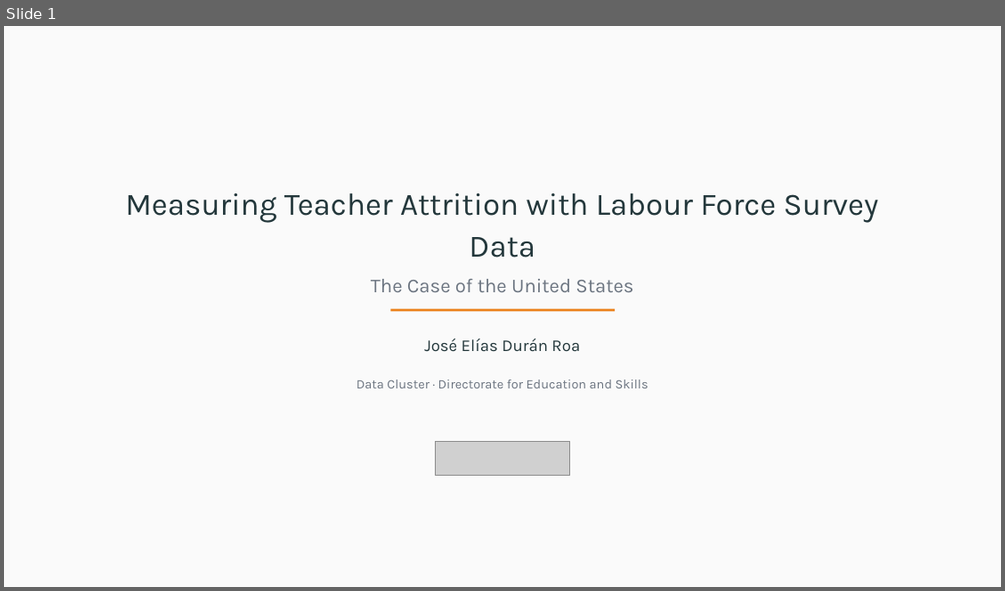
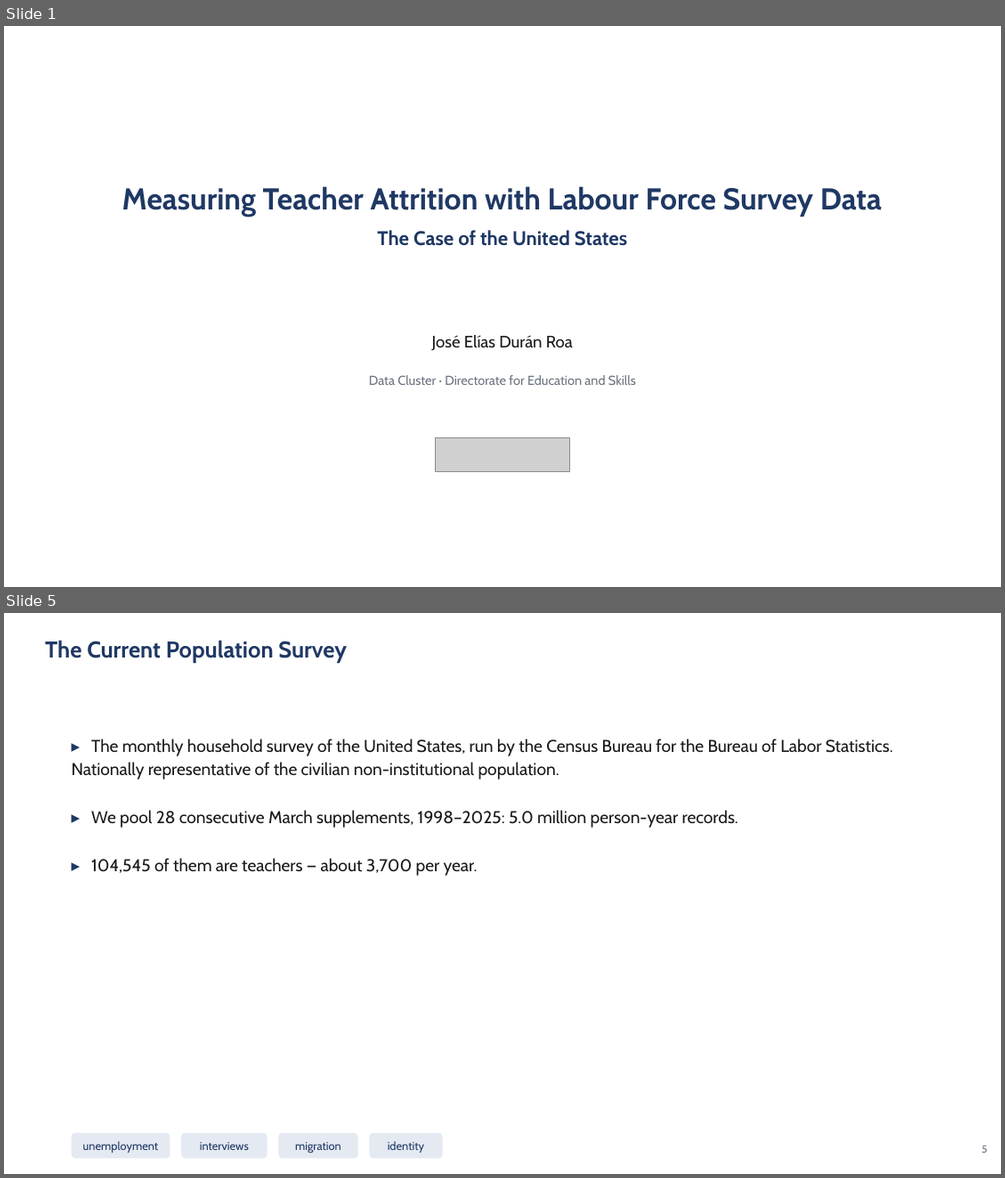
Before and after one commit to jedr1-ship-it/Alternative-Pathways----Quant, a slide deck: report/data_cluster/Proyect_US_cluster.pptx. Shown one above the other, each under a label of ours: slide 1 before the commit, slides 1 and 5 after it; the slides between them are not shown. The pictures are 1005x591 and 1005x1178 pixels, drawn with LibreOffice and Linux fonts; fonts in the diff are those of the drawing; grey boxes stand for pictures. Boxes give left, top, right and bottom in pixels: in the first picture for what was removed or moved away, otherwise in the second. Text is boxed around its words. In the diff, an @@ line names an element or a change of style, - is before the commit and + after.

```diff
--- a/report/data_cluster/Proyect_US_cluster.pptx
+++ b/report/data_cluster/Proyect_US_cluster.pptx
@@ slide 5 added at (4, 613, 1001, 1174), background #FFFFFF @@
@@ text added at (45, 640, 347, 663), 22 pt, text #1F3864, bold @@
+The Current Population Survey
@@ text added at (72, 738, 893, 876), 16.5 pt, text #1A1A1A @@
+▸ The monthly household survey of the United States, run by the Census Bureau for the Bureau of Labor Statistics. Nationally representative of the civilian non-institutional population.
+▸ We pool 28 consecutive March supplements, 1998–2025: 5.0 million person-year records.
+▸ 104,545 of them are teachers — about 3,700 per year.
@@ rounded rectangle added at (72, 1133, 170, 1159), fill #E4E9F2, 11 pt, text #1F3864 @@
+unemployment
@@ rounded rectangle added at (181, 1133, 267, 1159), fill #E4E9F2, 11 pt, text #1F3864 @@
+interviews
@@ rounded rectangle added at (278, 1133, 357, 1159), fill #E4E9F2, 11 pt, text #1F3864 @@
+migration
@@ rounded rectangle added at (369, 1133, 442, 1159), fill #E4E9F2, 11 pt, text #1F3864 @@
+identity
@@ text added at (981, 1145, 987, 1152), 10 pt, text #6B7480 @@
+5
@@ slide 1 changed as well @@
@@ background #FAFAFA to #FFFFFF @@
@@ text "Measuring Teacher Attrition with Labour ..." at (122, 186, 882, 246): size 30 to 29 pt, text colour #23373B to #1F3864 in "Measuring Teacher Attrition with Labour Force Survey ..."; font Karla to Cabin, bold on; text colour #6B7480 to #1F3864 in "The Case of the United States"; line spacing 40.5pt to 39.1pt @@
@@ rectangle removed at (390, 309, 615, 312) @@
@@ text "José Elías Durán Roa" at (432, 335, 573, 350): font Karla to Cabin, text colour #23373B to #1A1A1A @@
@@ text "Data Cluster · Directorate for ..." at (369, 375, 636, 385): font Karla to Cabin @@
@@ picture: place and size @@
-picture at (436, 441, 570, 475)
+picture at (436, 437, 570, 472)
```
Also in this commit, not shown: 5 other slides changed, 36 other slides added, 24 slides removed, 11 other files.
